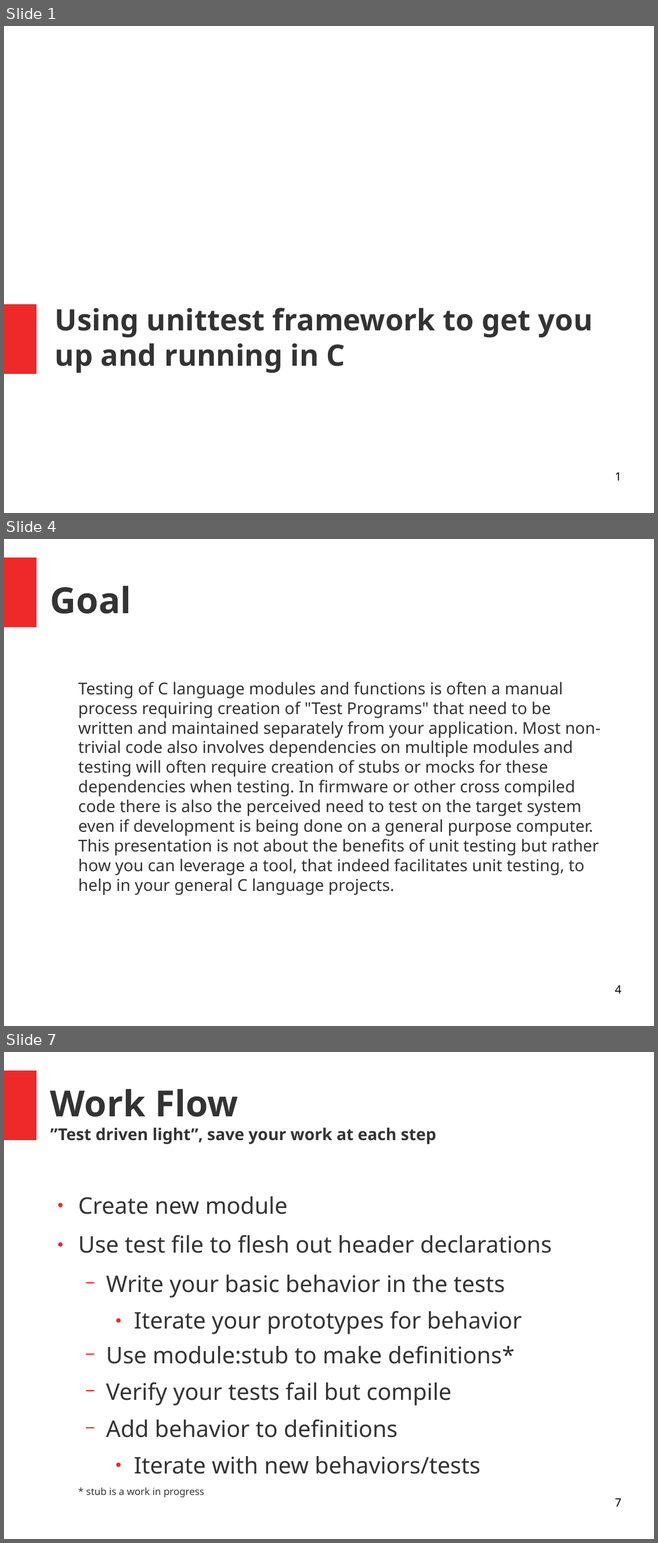
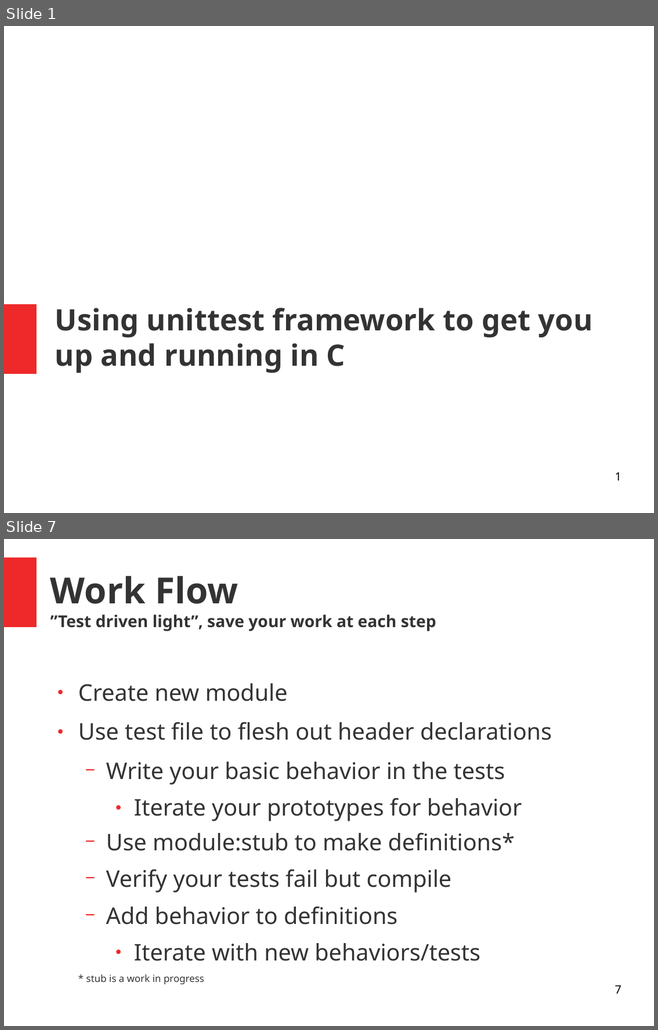
Before and after one commit to bd2357/ceedling_talk, a slide deck: ceedling_talk.odp. Shown one above the other, each under a label of ours: slides 1, 4 and 7 before the commit, slides 1 and 7 after it; the slides between them are not shown. The pictures are 658x1543 and 658x1030 pixels, drawn with LibreOffice and Linux fonts; fonts in the diff are those of the drawing. Boxes give left, top, right and bottom in pixels: in the first picture for what was removed or moved away, otherwise in the second. Text is boxed around its words. In the diff, an @@ line names an element or a change of style, - is before the commit and + after.

```diff
--- a/ceedling_talk.odp
+++ b/ceedling_talk.odp
@@ slide 4 removed at <box>4,539,654,1026</box>, background #FFFFFF; not listed: 1 template element that a slide beside it also shows @@
@@ title removed at <box>50,586,132,614</box> @@
-Goal
@@ text removed at <box>78,682,600,895</box> @@
-Testing of C language modules and functions is often a manual process requiring creation of "Test Programs" that need to be written and maintained separately from your application. Most non-trivial code also involves dependencies on multiple modules and testing will often require creation of stubs or mocks for these dependencies when testing. In firmware or other cross compiled code there is also the perceived need to test on the target system even if development is being done on a general purpose computer. This presentation is not about the benefits of unit testing but rather how you can leverage a tool, that indeed facilitates unit testing, to help in your general C language projects.
@@ page number removed at <box>615,985,621,994</box> @@
-4
```
Also in this commit, not shown: 4 slides changed, 6 slides added, 1 other slide removed, 6 other files.
